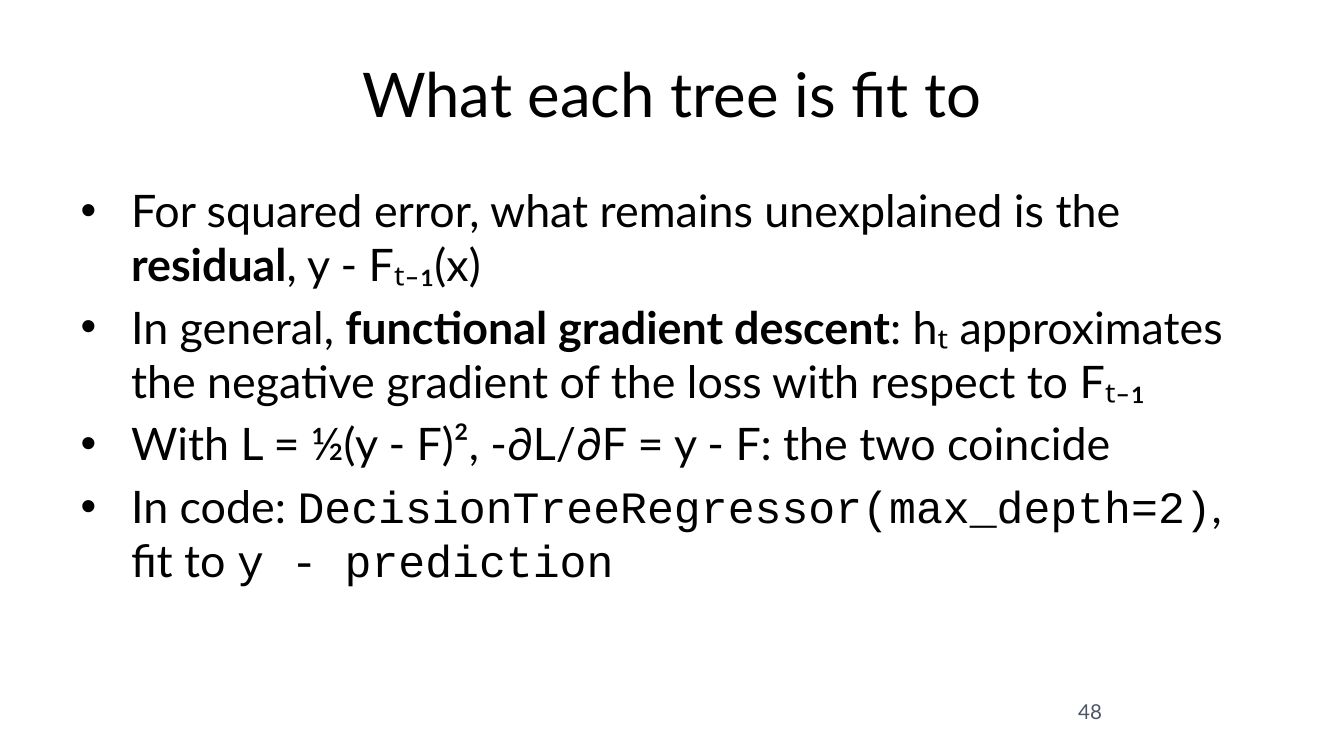
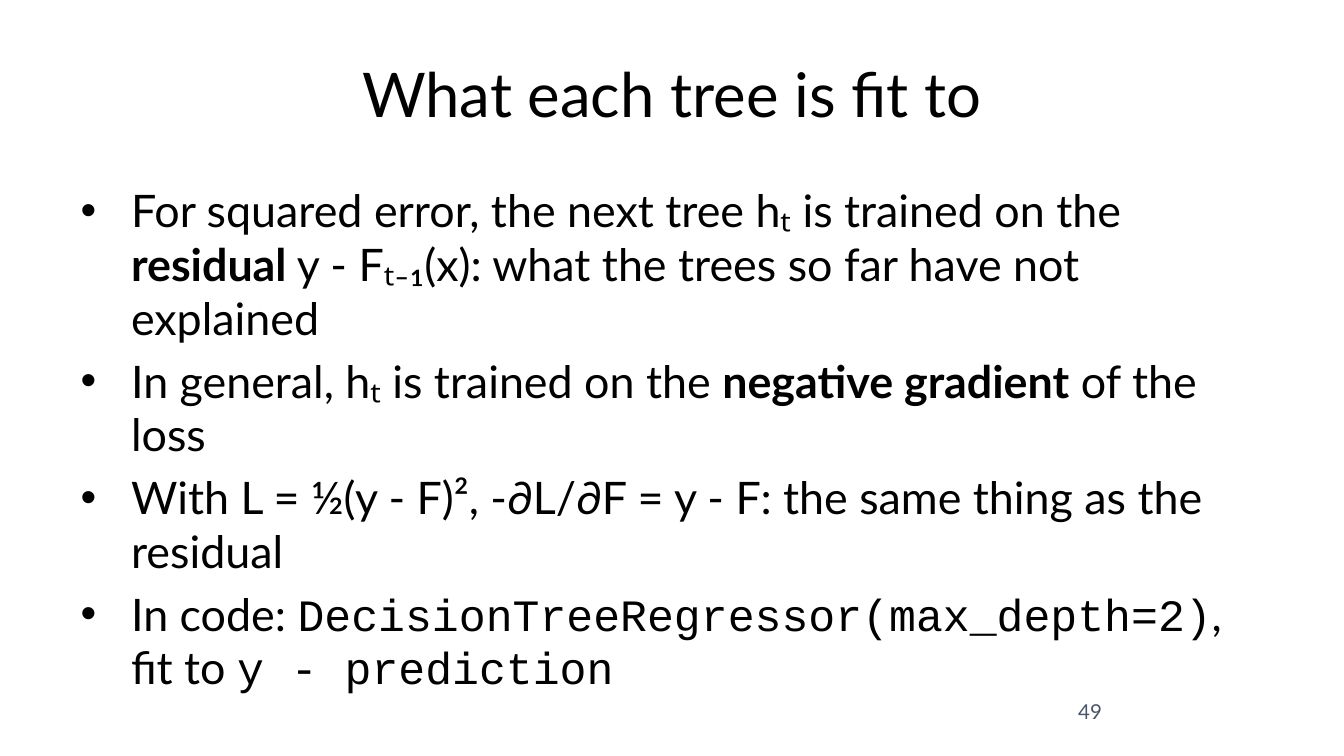
Before and after one commit to fabioantonini/technologies-for-artificial-intelligence, a slide deck: slide 49 of Lessons/07_trees_and_ensembles/Slides/trees_and_ensembles_slides.pptx (slide 48 before the commit). Drawn at 1344x756 pixels with LibreOffice and Linux fonts; fonts in the diff are those of the drawing; background and template pictures are left out. Boxes give left, top, right and bottom in pixels: in the first picture for what was removed or moved away, otherwise in the second. Text is boxed around its words. In the diff, an @@ line names an element or a change of style, - is before the commit and + after.

```diff
--- a/Lessons/07_trees_and_ensembles/Slides/trees_and_ensembles_slides.pptx
+++ b/Lessons/07_trees_and_ensembles/Slides/trees_and_ensembles_slides.pptx
@@ text at box(131, 194, 1203, 569): text changed @@
-• For squared error, what remains unexplained is the residual, y - Fₜ₋₁(x)
-• In general, functional gradient descent: hₜ approximates the negative gradient of the loss with respect to Fₜ₋₁
-• With L = ½(y - F)², -∂L/∂F = y - F: the two coincide
+• For squared error, the next tree hₜ is trained on the residual y - Fₜ₋₁(x): what the trees so far have not explained
+• In general, hₜ is trained on the negative gradient of the loss
+• With L = ½(y - F)², -∂L/∂F = y - F: the same thing as the residual
@@ page number at box(1078, 704, 1102, 719): text changed @@
-48
+49
```
Also in this commit, not shown: 12 other slides changed, 2 slides added, 1 slide removed, 12 other files.
